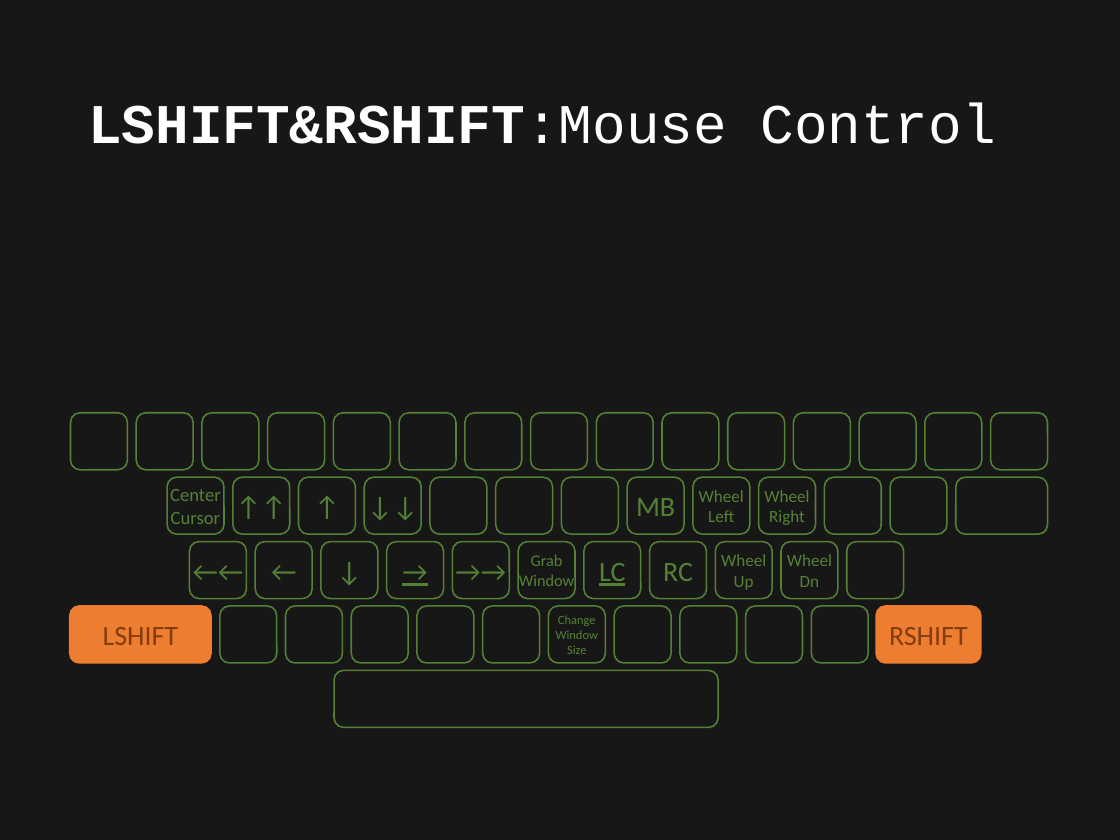
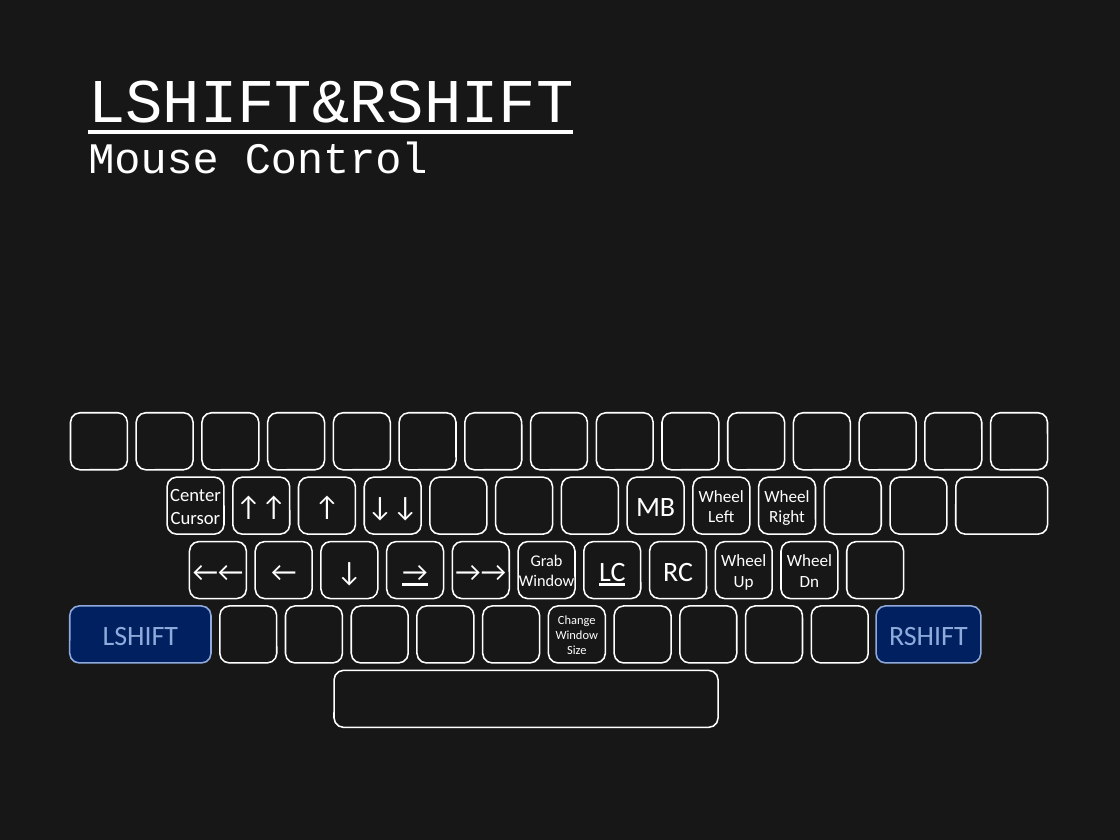
Before and after one commit to ittooo66/myAHK, a slide deck: slide 7 of MANUAL.pptx (slide 8 before the commit). Drawn at 1120x840 pixels with LibreOffice and Linux fonts; fonts in the diff are those of the drawing. Boxes give left, top, right and bottom in pixels: in the first picture for what was removed or moved away, otherwise in the second. Text is boxed around its words. In the diff, an @@ line names an element or a change of style, - is before the commit and + after.

```diff
--- a/MANUAL.pptx
+++ b/MANUAL.pptx
@@ title at box(88, 80, 573, 174): text changed; size 36 to 40 pt; bold off @@
-LSHIFT&RSHIFT:Mouse Control
+LSHIFT&RSHIFT
+Mouse Control
@@ text colour #548235 to #FFFFFF; outline #548235 1 pt to #FFFFFF 1 pt in 18 elements at box(167, 477, 224, 534), box(627, 477, 684, 534), box(693, 477, 750, 534), box(758, 477, 815, 534), box(519, 542, 576, 599), box(584, 542, 641, 599), box(650, 542, 707, 599), box(716, 542, 773, 599), box(781, 542, 838, 599), box(549, 606, 606, 663), box(233, 477, 290, 534), box(299, 477, 356, 534), box(364, 477, 421, 534), box(189, 542, 246, 599), box(255, 542, 312, 599), box(321, 542, 379, 599), box(386, 542, 444, 599), box(452, 542, 510, 599) @@
@@ rounded rectangle "LSHIFT" at box(69, 606, 211, 663): text colour #843C0B to #8FAADC; fill #ED7D31 to #002060; outline #ED7D31 1 pt to #8FAADC 1 pt @@
@@ rounded rectangle "RSHIFT" at box(876, 606, 981, 663): text colour #843C0B to #8FAADC; fill #ED7D31 to #002060; outline #ED7D31 1 pt to #8FAADC 1 pt @@
@@ outline #548235 1 pt to #FFFFFF 1 pt in 32 elements at box(71, 413, 128, 470), box(137, 413, 194, 470), box(202, 413, 259, 470), box(268, 413, 325, 470), box(334, 413, 391, 470), box(399, 413, 456, 470), box(465, 413, 522, 470), box(531, 413, 588, 470), box(596, 413, 653, 470), box(662, 413, 719, 470), box(728, 413, 785, 470), box(793, 413, 850, 470), box(859, 413, 916, 470), box(925, 413, 982, 470), box(990, 413, 1047, 470), box(430, 477, 487, 534), box(496, 477, 553, 534), box(561, 477, 618, 534), box(824, 477, 881, 534), box(890, 477, 948, 534), box(955, 477, 1047, 534), box(847, 542, 904, 599), box(220, 606, 277, 663), box(286, 606, 343, 663), box(352, 606, 409, 663), box(417, 606, 474, 663), box(483, 606, 540, 663), box(614, 606, 671, 663), box(680, 606, 737, 663), box(746, 606, 803, 663), box(811, 606, 868, 663), box(334, 671, 718, 728) @@
```
Also in this commit, not shown: 9 other slides changed, 1 slide removed, 1 other file.
